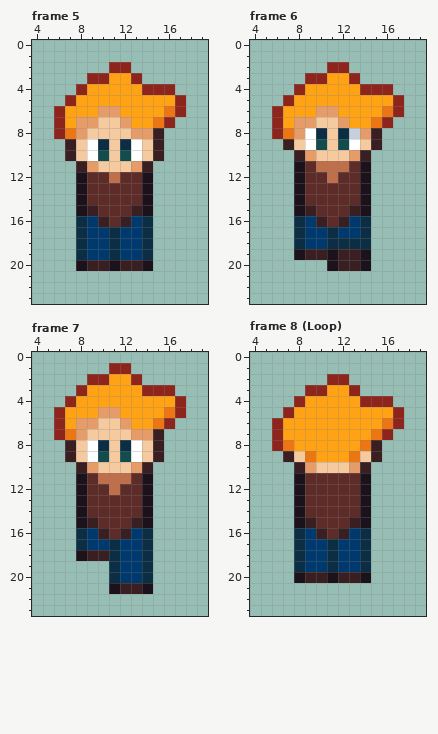
Two states of a pixel-art file, entities/player/player_sprite.ase. The first picture shows the starting point.
24x24 pixels, 14 frames. Shown: frame 5: x 4..19, y 0..23; frame 6: x 4..19, y 0..23; frame 7: x 4..19, y 0..23; frame 8 (Loop): x 4..19, y 0..23. The commit also changed other frames, which this record leaves out.
And afterwards:
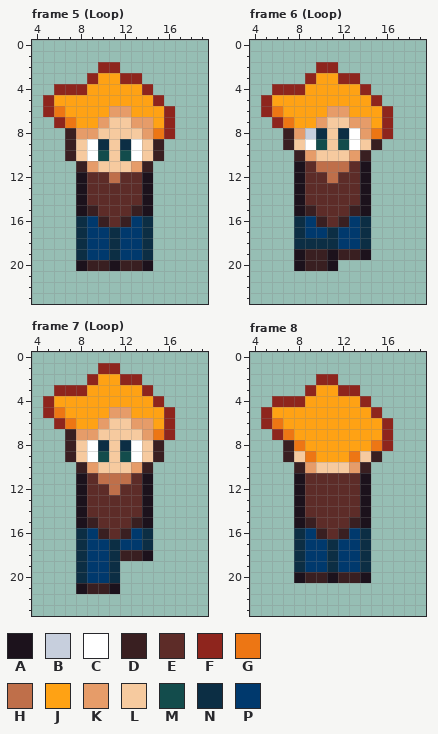
Palette (. is transparent): A #1c121c  B #c7cfdd  C #ffffff  D #391f21  E #5d2c28  F #8e251d  G #ed7614  H #bf6f4a  J #ffa214  K #e69c69  L #f6ca9f  M #134c4c  N #0c2e44  P #00396d
The edit:
Frame 5 (Loop), layers "hair", "body":
y 2: x 10 . -> F; x 12 F -> .
y 3: x 10 F -> J; x 12 J -> F
y 4: x 6..7 .. -> FF; x 15..16 FF -> ..
y 5: x 5..7 ..F -> FJJ; x 15..17 JJF -> F..
y 6: x 5..6 .F -> FG; x 10 K -> J; x 12 J -> K; x 16..17 GF -> F.
y 7: x 7..10 JKKL -> GJJK; x 12..15 KJJG -> LKKJ
y 8: x 6..7 FG -> .D; x 9 L -> K; x 13 K -> L; x 15..16 D. -> GF
Frame 6 (Loop), layers "hair", "body":
y 2: x 10 . -> F; x 12 F -> .
y 3: x 10 F -> J; x 12 J -> F
y 4: x 6..7 .. -> FF; x 15..16 FF -> ..
y 5: x 5..7 ..F -> FJJ; x 15..17 JJF -> F..
y 6: x 5..6 .F -> FG; x 10 K -> J; x 12 J -> K; x 16..17 GF -> F.
y 7: x 7..10 JKKL -> GJJK; x 12..15 KJJG -> LKKJ
y 8: x 6..7 FG -> .D; x 9 C -> B; x 13 B -> C; x 15..16 D. -> GF
y 18: x 9..10 PP -> NN; x 12..13 NN -> PP
y 20: x 8..10 ... -> ADD; x 12..14 DDA -> ...
Frame 7 (Loop), layers "hair", "body":
y 1: x 10 . -> F; x 12 F -> .
y 2: x 10 F -> J; x 12 J -> F
y 3: x 6..7 .. -> FF; x 15..16 FF -> ..
y 4: x 5..7 ..F -> FJJ; x 15..17 JJF -> F..
y 5: x 5..6 .F -> FG; x 10 K -> J; x 12 J -> K; x 16..17 GF -> F.
y 6: x 7..10 JKKL -> GJJK; x 12..15 KJJG -> LKKJ
y 7: x 6..7 FG -> .D; x 9 L -> K; x 13 K -> L; x 15..16 D. -> GF
y 18: x 8..10 ADD -> NPP; x 12..14 PPN -> DDA
y 19..20: x 8..10 ... -> NPP; x 12..14 PPN -> ...
y 21: x 8..10 ... -> ADD; x 12..14 DDA -> ...
Frame 8, layer "hair":
y 2: x 10 . -> F; x 12 F -> .
y 3: x 10 F -> J; x 12 J -> F
y 4: x 6..7 .. -> FF; x 15..16 FF -> ..
y 5: x 5..7 ..F -> FJJ; x 15..17 JJF -> F..
y 6: x 5..6 .F -> FG; x 16..17 GF -> F.
y 7: x 7 J -> G; x 15 G -> J
y 8: x 6..8 FGJ -> .DG; x 14..16 GD. -> JGF
Changed places in both pictures, as pixel boxes (x1, y1, x2, y2):
changed: (43, 62, 186, 139)
changed: (261, 62, 404, 139)
changed: (294, 238, 371, 271)
changed: (43, 363, 186, 440)
changed: (76, 550, 153, 594)
changed: (261, 374, 404, 451)
